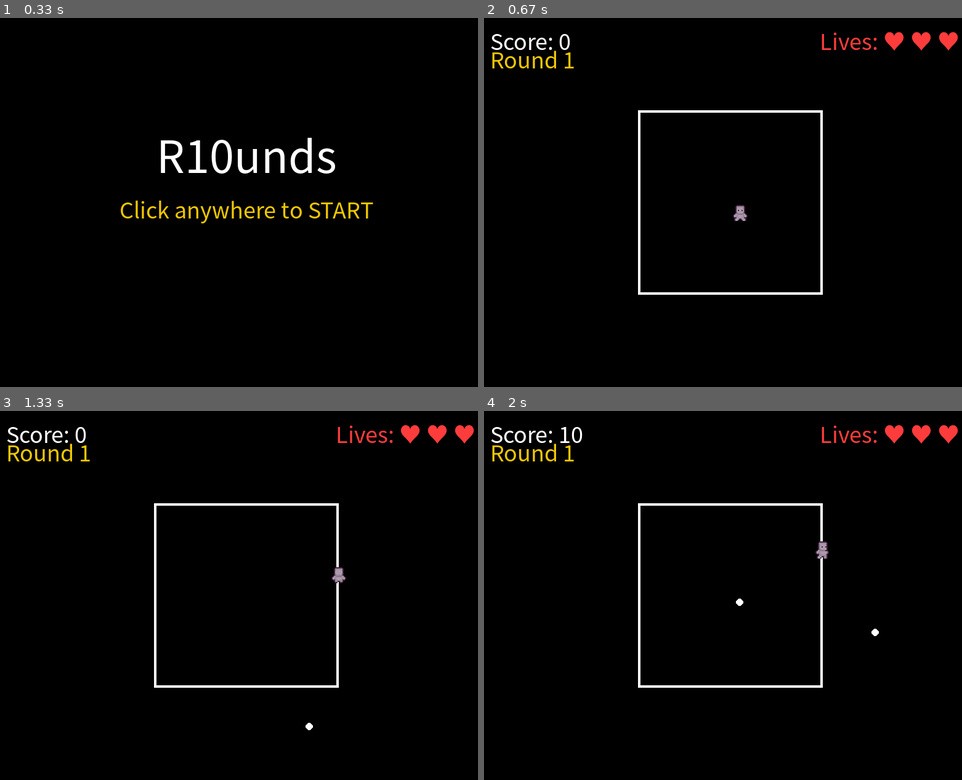
Above: before the commit, frames 1-4 (two rows, left to right).
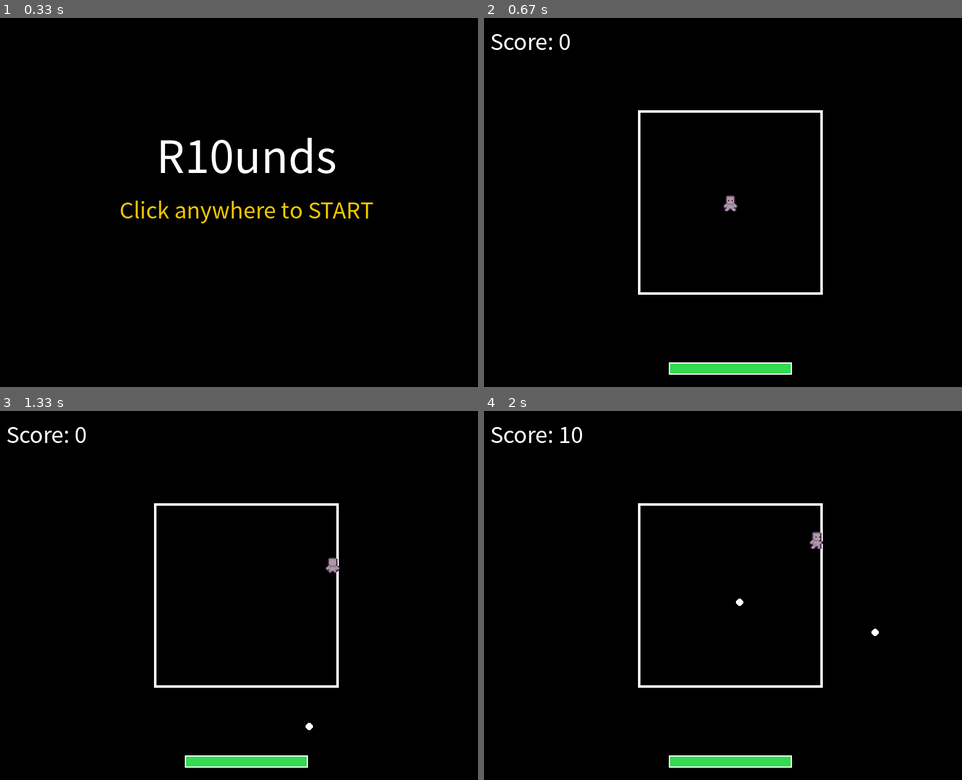
Above: after the commit, the same moments.

Repository: 20260193-lab/pygame
Game: pygame game, started from R10unds.py
The game is run twice, just before and just after one commit, with the same random seed, the same clock (stepped at 60 frames per second) and the same inputs.
Inputs (mouse positions are in pixels of both pictures, inside the frame that each line leads up to):
- Up to frame 1 (0.33 s): no input
- Up to frame 2 (0.67 s): click (732, 202) at 0.38 s
- Up to frame 3 (1.33 s): hold Right 0.67-1.13 s; hold Up from 1.17 s (still down)
- Up to frame 4 (2 s): release Up at 1.47 s; hold Right 1.5-1.97 s

Frame 1 is identical in both runs. In frame 2, 1.9% of the frame differs, in the area x 1-100%, y 3-97%; in frame 3, 1.9%; in frame 4, 1.9%.

Commit message:
0414
UI 수정, 사운드 추가

Diff:
--- a/R10unds.py
+++ b/R10unds.py
@@ -22,6 +22,7 @@
     return frames
 
 pygame.init()
+pygame.mixer.init()
 
 def get_korean_font(size):
     # 한글 폰트 후보군 (윈도우, 맥, 나눔고딕 등)
@@ -81,6 +82,10 @@
 
         self.image = self.animations["down_idle"][0]
         self.rect = self.image.get_rect(center=ARENA_RECT.center)
+
+        # 👉 충돌용 hitbox (작게 설정)
+        self.hitbox = pygame.Rect(0, 0, 20, 20)
+        self.hitbox.center = self.rect.center
 
         self.pos = Vector2(self.rect.center)
         self.speed = 300
@@ -114,9 +119,15 @@
 
         self.pos += move * self.speed * dt
 
-        self.rect.center = (round(self.pos.x), round(self.pos.y))
-        self.rect.clamp_ip(ARENA_RECT)
-        self.pos = Vector2(self.rect.center)
+        # 👉 hitbox 기준 이동
+        self.hitbox.center = (round(self.pos.x), round(self.pos.y))
+        self.hitbox.clamp_ip(ARENA_RECT)
+
+        # 👉 rect는 hitbox 따라가게
+        self.rect.center = self.hitbox.center
+
+        # 👉 pos도 hitbox 기준으로 다시 맞춤
+        self.pos = Vector2(self.hitbox.center)
 
         self.update_sprite(dt)
 
@@ -158,11 +169,16 @@
             (image.get_width() * scale, image.get_height() * scale)
         )
 
+        center = self.rect.center   # 기존 위치 저장
         self.image = image
+        self.rect = self.image.get_rect(center=center)  # 새 크기에 맞게 rect 재설정
 
 class Enemy(pygame.sprite.Sprite):
     def __init__(self, level_cfg):
         super().__init__()
+
+        self.damage = 5
+
         radius = 6 # 장애물 크기를 작게 통일
 
         # 배경이 투명한 원형 장애물 생성
@@ -199,6 +215,10 @@
 
 class Game:
     def __init__(self):
+
+        import os
+        print(os.listdir("sounds"))
+
         self.screen = pygame.display.set_mode((WIDTH, HEIGHT))
         pygame.display.set_caption("R10unds")
         self.clock = pygame.time.Clock()
@@ -211,16 +231,37 @@
         self.all_sprites = pygame.sprite.Group()
         self.enemies = pygame.sprite.Group()
 
+        # 🔥 --- 사운드 추가 ---
+        pygame.mixer.music.load("./sounds/bgm.mp3")
+        pygame.mixer.music.set_volume(0.5)
+
+        self.hit_sound = pygame.mixer.Sound("./sounds/hit.wav")
+        self.clear_sound = pygame.mixer.Sound("./sounds/clear.mp3")
+        self.gameover_sound = pygame.mixer.Sound("./sounds/gameover.mp3")
+
+        self.hit_sound.set_volume(0.7)
+
+        self.shake_timer = 0
+        self.shake_strength = 0
+
     def reset_game(self):
+
+        pygame.mixer.stop()   # 🔥 모든 효과음 정지
+        pygame.mixer.music.stop()  # 🔥 BGM도 혹시 모르니 정지
+
         # 게임 재시작 시 아레나 크기를 원래대로(300x300) 복구합니다.
         ARENA_RECT.size = (300, 300)
         ARENA_RECT.center = (WIDTH // 2, HEIGHT // 2)
+
+        pygame.mixer.music.play(-1)  # 🔥 게임 시작 시 BGM 반복
 
         self.player = Player()
         self.all_sprites = pygame.sprite.Group(self.player)
         self.enemies = pygame.sprite.Group()
         self.score = 0
-        self.lives = 3
+        self.max_hp = 100
+        self.hp = self.max_hp
+        self.display_hp = 100
         self.invincible_timer = 0
         self.spawn_timer = 0
         self.score_timer = 0
@@ -228,6 +269,7 @@
         self.level_idx = 0
         self.state = "PLAYING"
 
+
     def draw_centered_text(self, text, font, color, y_pos):
         surface = font.render(text, True, color)
         rect = surface.get_rect(center=(WIDTH // 2, y_pos))
@@ -237,12 +279,7 @@
         level_cfg = LEVELS[self.level_idx]
 
         self.screen.blit(self.font.render(f"Score: {self.score}", True, WHITE), (10, 10))
-        self.screen.blit(self.font.render(level_cfg['label'], True, YELLOW), (10, 40))
-
-        # 하트 텍스트가 줄어드는 박스를 따라오게 할 수도 있지만,
-        # 안정적인 레이아웃을 위해 화면 우측 상단 고정으로 약간 수정했습니다.
-        lives_surface = self.font.render(f"Lives: {'♥ ' * self.lives}", True, RED)
-        self.screen.blit(lives_surface, (WIDTH - lives_surface.get_width() - 20, 10))
+
 
     def run(self):
         while True:
@@ -268,6 +305,13 @@
                 level_cfg = LEVELS[self.level_idx]
                 self.all_sprites.update(dt)
 
+                # 👉 잔상 HP가 실제 HP를 따라오게
+                if self.display_hp > self.hp:
+                    self.display_hp -= 60 * dt   # 속도 (값 키우면 더 빨리 따라옴)
+
+                    if self.display_hp < self.hp:
+                        self.display_hp = self.hp
+
                 self.spawn_timer += dt
                 if self.spawn_timer >= level_cfg["spawn_rate"]:
                     self.spawn_timer = 0
@@ -282,10 +326,13 @@
 
                     if self.score >= level_cfg["target_score"]:
                         if self.level_idx == len(LEVELS) - 1:
+                            pygame.mixer.music.stop()
+                            self.clear_sound.play()
                             self.state = "GAME_CLEAR"
                             for enemy in self.enemies:
                                 enemy.kill()
                         else:
+                            self.clear_sound.play()
                             self.state = "RESTING"
                             self.rest_timer = 5.0
                             for enemy in self.enemies:
@@ -294,13 +341,22 @@
                 if self.invincible_timer > 0:
                     self.invincible_timer -= dt
                 else:
-                    if pygame.sprite.spritecollide(self.player, self.enemies, False):
-                        self.lives -= 1
+                    hits = [e for e in self.enemies if self.player.hitbox.colliderect(e.rect)]
+                    if hits:
+                        self.hit_sound.play()  # 🔥 피격 효과음
+                        for enemy in hits:
+                            self.hp -= enemy.damage
+
+                        self.hp = max(0, self.hp)  # 🔥 여기 추가 (핵심)
+
                         self.invincible_timer = 1.5
-                        for enemy in self.enemies:
-                            enemy.kill()
-
-                        if self.lives <= 0:
+                         # 🔥 화면 흔들림 시작
+                        self.shake_timer = 0.3
+                        self.shake_strength = 10
+
+                        if self.hp <= 0:
+                            pygame.mixer.music.stop()  # 🔥 BGM 멈춤
+                            self.gameover_sound.play()  # 🔥 게임오버 효과음
                             self.state = "GAME_OVER"
 
             # --- RESTING (휴식) 상태 ---
@@ -316,6 +372,17 @@
                     # ⭐ 라운드가 올라갈 때마다 아레나 크기를 가로, 세로 20픽셀씩 줄입니다.
                     ARENA_RECT.inflate_ip(-20, -20)
 
+            # 🔥 여기 추가 (렌더링 직전)
+            offset = Vector2(0, 0)
+
+            if self.shake_timer > 0:
+                self.shake_timer -= dt
+
+                offset.x = random.uniform(-self.shake_strength, self.shake_strength)
+                offset.y = random.uniform(-self.shake_strength, self.shake_strength)
+
+                self.shake_strength *= 0.9
+
             # --- 화면 렌더링 파트 ---
             self.screen.fill(BLACK)
 
@@ -325,19 +392,25 @@
 
             elif self.state in ["PLAYING", "RESTING"]:
                 # 줄어드는 아레나를 화면에 그립니다.
-                pygame.draw.rect(self.screen, WHITE, ARENA_RECT, 4)
+                pygame.draw.rect(self.screen, WHITE, ARENA_RECT.move(offset), 4)
 
                 blink = int(self.invincible_timer * 10) % 2 == 0
                 for sprite in self.all_sprites:
                     if sprite == self.player and not blink and self.invincible_timer > 0:
                         continue
-                    self.screen.blit(sprite.image, sprite.rect)
+                    self.screen.blit(sprite.image, sprite.rect.move(offset))
 
                 self.draw_hud()
+                self.draw_health_bar()   # 🔥 여기 추가
+
+                # 👉 비율 계산
+                hp_ratio = self.hp / self.max_hp
+                display_ratio = self.display_hp / self.max_hp
+
 
                 if self.state == "RESTING":
-                    self.draw_centered_text("ROUND CLEARED!", self.font_big, GREEN, 220)
-                    self.draw_centered_text(f"Next Round in {int(self.rest_timer) + 1}...", self.font, YELLOW, 310)
+                    next_round = self.level_idx + 2  # 현재 index 기준 +1이 다음 라운드, +1 더 해서 사람 기준
+                    self.draw_centered_text(f"ROUND {next_round}", self.font_big, YELLOW, HEIGHT // 2)
 
             elif self.state == "GAME_OVER":
                 self.draw_centered_text("GAME OVER", self.font_big, RED, 220)
@@ -350,7 +423,40 @@
                 self.draw_centered_text("R: Restart   Q: Quit", self.font, WHITE, 360)
 
             pygame.display.flip()
-
+    def draw_health_bar(self):
+        bar_width = 200
+        bar_height = 20
+
+        # 👉 화면 아래 중앙 위치
+        x = WIDTH // 2 - bar_width // 2
+        y = HEIGHT - 40
+
+        # 👉 비율
+        hp_ratio = self.hp / self.max_hp
+        display_ratio = self.display_hp / self.max_hp
+
+        current_width = int(bar_width * hp_ratio)
+        display_width = int(bar_width * display_ratio)
+
+        # 👉 배경
+        pygame.draw.rect(self.screen, GRAY, (x, y, bar_width, bar_height))
+
+        # 🔥 👉 빨간 잔상 (먼저 그려야 뒤에 깔림)
+        pygame.draw.rect(self.screen, RED, (x, y, display_width, bar_height))
+
+        # 👉 실제 체력 색상
+        if hp_ratio > 0.6:
+            color = GREEN
+        elif hp_ratio > 0.3:
+            color = YELLOW
+        else:
+            color = RED
+
+        # 🔥 👉 실제 체력 (위에 덮어씀)
+        pygame.draw.rect(self.screen, color, (x, y, current_width, bar_height))
+
+        # 👉 테두리
+        pygame.draw.rect(self.screen, WHITE, (x, y, bar_width, bar_height), 2)
 if __name__ == "__main__":
     game = Game()
     game.run()
Not shown, added: sounds/bgm.mp3
Not shown, added: sounds/clear.mp3
Not shown, added: sounds/gameover.mp3
Not shown, added: sounds/hit.wav
